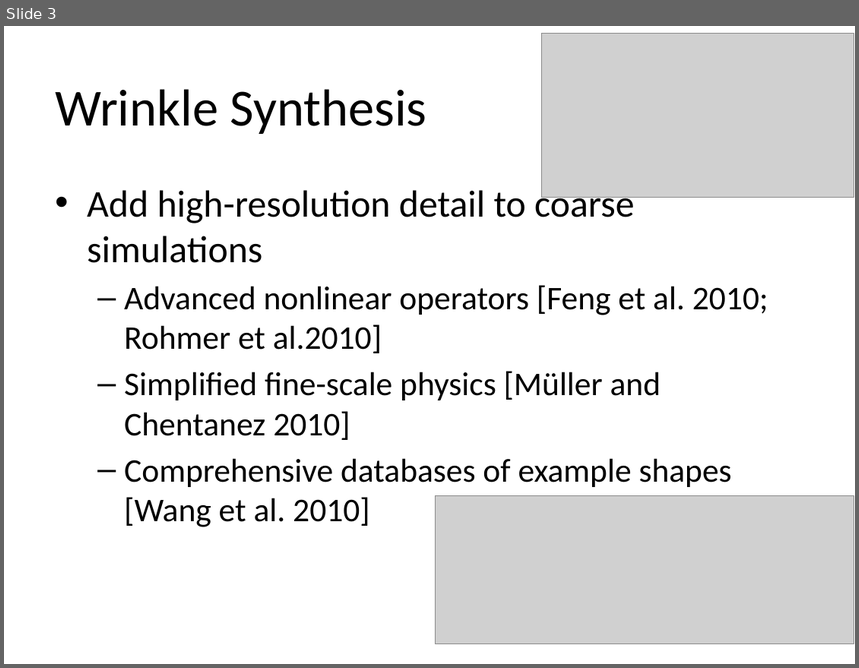
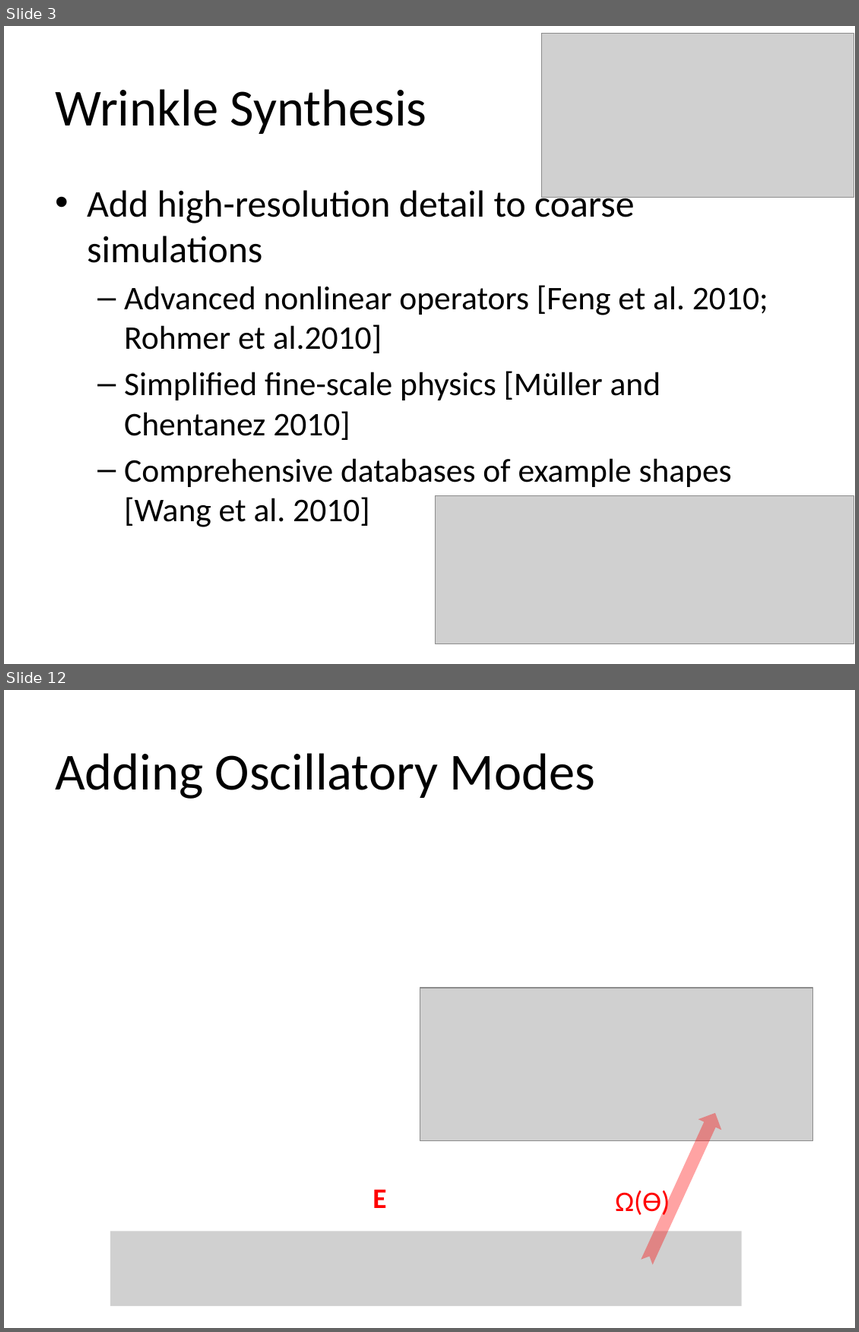
Before and after one commit to JiongCHEN/paper-reading, a slide deck: kavan11/template.pptx. Shown one above the other, each under a label of ours: slide 3 before the commit, slides 3 and 12 after it; the slides between them are not shown. The pictures are 859x668 and 859x1332 pixels, drawn with LibreOffice and Linux fonts; fonts in the diff are those of the drawing; grey boxes stand for pictures. Boxes give left, top, right and bottom in pixels: in the first picture for what was removed or moved away, otherwise in the second. Text is boxed around its words. In the diff, an @@ line names an element or a change of style, - is before the commit and + after.

```diff
--- a/kavan11/template.pptx
+++ b/kavan11/template.pptx
@@ slide 12 added at [4,690,855,1328], background #FFFFFF @@
@@ title added at [55,753,595,799], 44 pt, text #000000 @@
+Adding Oscillatory Modes
@@ picture added at [420,988,813,1141] @@
@@ notched right arrow added at [636,1108,727,1268], fill #FF0000 at 36% opacity @@
@@ text added at [373,1189,386,1208], 24 pt, text #FF0000, bold @@
+E
@@ text added at [615,1191,670,1219], 24 pt, text #FF0000 @@
+Ω(ϴ)
@@ picture added at [110,1231,742,1306] @@
```
Also in this commit, not shown: 1 slide changed, 13 other slides added.
